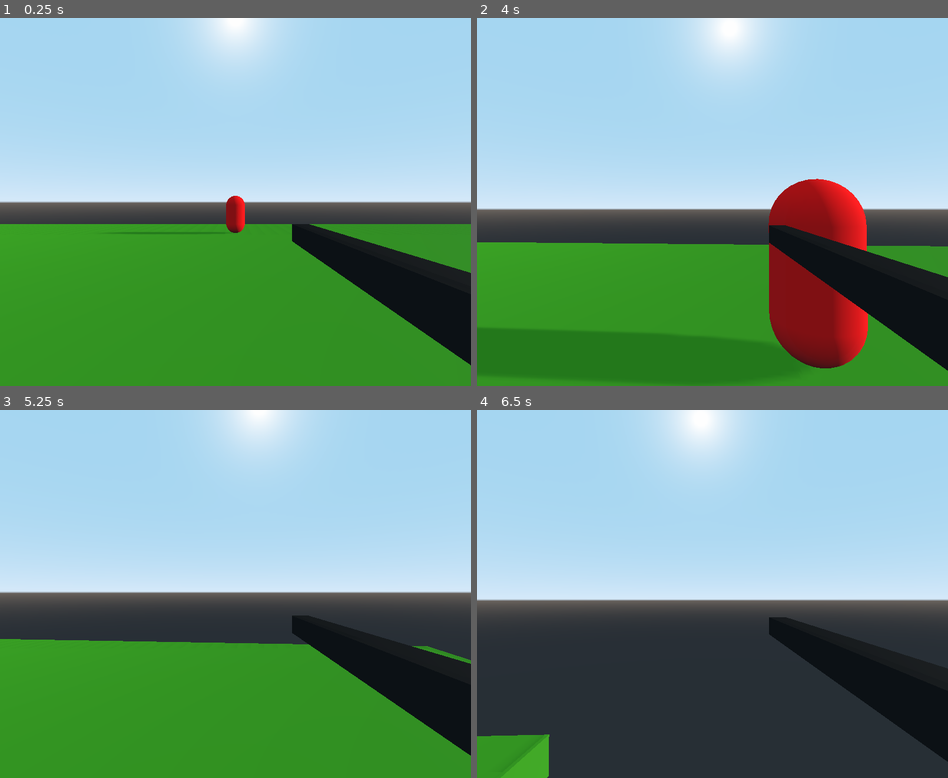
Above: before the commit, frames 1-4 (two rows, left to right).
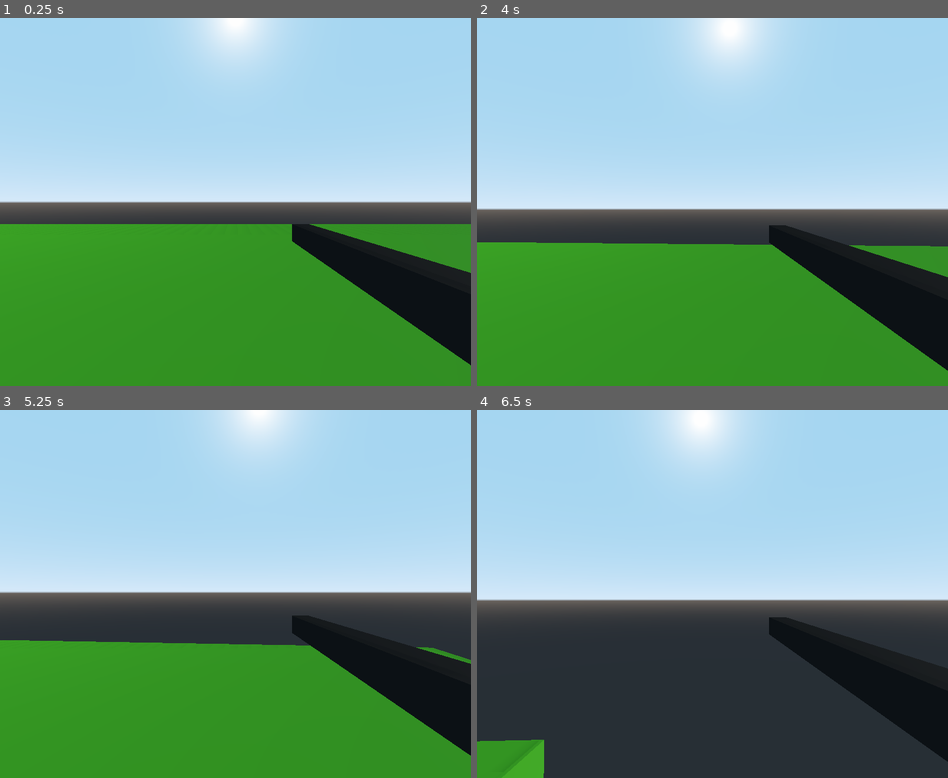
Above: after the commit, the same moments.

Repository: Fugnu-Games/Tresend
Game: Godot game, scene res://Main.tscn
The game is run twice, just before and just after one commit, with the same random seed, the same clock (stepped at 60 frames per second) and the same inputs.
Inputs (mouse positions are in pixels of both pictures, inside the frame that each line leads up to):
- Up to frame 1 (0.25 s): no input
- Up to frame 2 (4 s): tap Enter at 0.5 s; move the mouse to (707, 209) at 0.52 s; hold W (move_foreward) 0.53-1.28 s; hold D (move_right) 0.53-2.03 s; tap Space (jump) at 0.77, 1.52, 3.02, 3.77 s; move the mouse to (745, 205) at 1.27 s; tap W (move_foreward) at 1.35, 2.85 s; move the mouse to (674, 198) at 2.02 s; hold W (move_foreward) 2.03-2.78 s; hold A (move_left) 2.03-3.53 s; move the mouse to (717, 202) at 2.77 s; move the mouse to (693, 194) at 3.52 s; hold S (move_back) from 3.53 s (still down); hold W (move_foreward) from 3.53 s (still down)
- Up to frame 3 (5.25 s): move the mouse to (259, 594) at 4.27 s; release S (move_back) at 4.28 s; release W (move_foreward) at 4.28 s; hold D (move_right) from 4.28 s (still down); tap W (move_foreward) at 4.35 s; tap Space (jump) at 4.52 s; move the mouse to (211, 594) at 5.02 s; hold W (move_foreward) from 5.03 s (still down)
- Up to frame 4 (6.5 s): keep holding D (move_right); move the mouse to (721, 586) at 5.77 s; release W (move_foreward) at 5.78 s; tap W (move_foreward) at 5.85 s; tap Space (jump) at 6.02 s

The runs differ from the first frame. In frame 1, 0.5% of the frame differs, in the area x 23-52%, y 48-59%; in frame 2, 14%, in the area x 0-83%, y 43-100%; in frame 3, 0.2%; in frame 4, 0.3%.

Commit message:
Added a health system, Now the player can die Added A basic wave machanism, BROKEN Changed the enemie health reduction code to a new script SamuraiSword.gd

Diff:
--- /dev/null
+++ b/Main.gd
@@ -0,0 +1,25 @@
+extends Node
+
+export (PackedScene) var enemy_scene
+
+var enemies = []
+
+func _on_EnemySpawnTimer_timeout():
+	# Create a new instance of the Mob scene.
+	var enemy = enemy_scene.instance()
+
+	# Choose a random location on the SpawnPath.
+	# We store the reference to the SpawnLocation node.
+	var enemy_spawn_location = get_node("EnemySpawnPath/EnemySpawnLocation")
+
+	# And give it a random offset.
+	enemy_spawn_location.unit_offset = randf()
+
+	#var player_position = $Player.transform.origin
+	#enemy.initialize(enemy_spawn_location.translation, player_position)
+
+	add_child(enemy)
+	enemies.append(enemy)
+
+func _on_Player_dead():
+	pass
--- a/Main.tscn
+++ b/Main.tscn
@@ -1,7 +1,8 @@
-[gd_scene load_steps=6 format=2]
+[gd_scene load_steps=8 format=2]
 
 [ext_resource path="res://Player.tscn" type="PackedScene" id=1]
 [ext_resource path="res://Normie.tscn" type="PackedScene" id=2]
+[ext_resource path="res://Main.gd" type="Script" id=3]
 
 [sub_resource type="SpatialMaterial" id=3]
 albedo_color = Color( 0.211765, 0.572549, 0.0588235, 1 )
@@ -13,9 +14,18 @@
 [sub_resource type="BoxShape" id=1]
 extents = Vector3( 30, 1, 30 )
 
+[sub_resource type="Curve3D" id=4]
+_data = {
+"points": PoolVector3Array( 0, 0, 0, 0, 0, 0, -29.7626, 0, -29.7626, 0, 0, 0, 0, 0, 0, 29.97, 0, -29.7626, 0, 0, 0, 0, 0, 0, 29.8663, 0, 29.6589, 0, 0, 0, 0, 0, 0, -29.8663, 0, 29.97, 0, 0, 0, 0, 0, 0, -29.7626, 0, -29.7626 ),
+"tilts": PoolRealArray( 0, 0, 0, 0, 0 )
+}
+
 [node name="Main" type="Node"]
+script = ExtResource( 3 )
+enemy_scene = ExtResource( 2 )
 
 [node name="Ground" type="StaticBody" parent="."]
+collision_mask = 0
 
 [node name="MeshInstance" type="MeshInstance" parent="Ground"]
 transform = Transform( 1, 0, 0, 0, 1, 0, 0, 0, 1, 0, -1, 0 )
@@ -32,5 +42,15 @@
 
 [node name="Player" parent="." instance=ExtResource( 1 )]
 
-[node name="Normie" parent="." instance=ExtResource( 2 )]
-transform = Transform( 1, 0, 0, 0, -4.37114e-08, -1, 0, 1, -4.37114e-08, 0, 1.5, -25 )
+[node name="EnemySpawnTimer" type="Timer" parent="."]
+wait_time = 2.0
+autostart = true
+
+[node name="EnemySpawnPath" type="Path" parent="."]
+curve = SubResource( 4 )
+
+[node name="EnemySpawnLocation" type="PathFollow" parent="EnemySpawnPath"]
+transform = Transform( 1, 0, 0, 0, 1, 0, 0, 0, 1, -29.7626, 0, -29.7626 )
+
+[connection signal="dead" from="Player" to="." method="_on_Player_dead"]
+[connection signal="timeout" from="EnemySpawnTimer" to="." method="_on_EnemySpawnTimer_timeout"]
--- a/Normie.gd
+++ b/Normie.gd
@@ -2,10 +2,9 @@
 
 export var speed = 15
 export var health = 50
+export var damage = 20
 
 onready var player = get_tree().get_root().get_node("Main").get_node("Player")
-onready var current_weapon = player.get("current_weapon")
-onready var damage = player.get("damage")
 
 var player_position;
 var direction;
@@ -24,8 +23,3 @@
 
 	if health <= 0:
 		queue_free()
-
-
-func _on_Area_body_entered(body:Node):
-	if body.name == current_weapon:
-		health -= damage
--- a/Normie.tscn
+++ b/Normie.tscn
@@ -1,6 +1,10 @@
 [gd_scene load_steps=5 format=2]
 
 [ext_resource path="res://Normie.gd" type="Script" id=1]
+
+[sub_resource type="CapsuleShape" id=4]
+radius = 0.75
+height = 1.5
 
 [sub_resource type="CapsuleMesh" id=1]
 radius = 0.75
@@ -9,27 +13,23 @@
 [sub_resource type="SpatialMaterial" id=2]
 albedo_color = Color( 1, 0, 0, 1 )
 
-[sub_resource type="CapsuleShape" id=4]
-radius = 0.75
-height = 1.5
-
-[node name="Normie" type="KinematicBody"]
-transform = Transform( 1, 0, 0, 0, -4.37114e-08, -1, 0, 1, -4.37114e-08, 0, 0, 0 )
+[node name="Normie" type="KinematicBody" groups=["enemies"]]
+transform = Transform( 1, 0, 0, 0, -4.37114e-08, -1, 0, 1, -4.37114e-08, 0, 1.5, 0 )
+collision_layer = 4
+collision_mask = 2
 script = ExtResource( 1 )
 
-[node name="Area" type="Area" parent="."]
+[node name="NormieHitBox" type="Area" parent="."]
 collision_layer = 4
-collision_mask = 10
+collision_mask = 2
+monitorable = false
 
-[node name="MeshInstance" type="MeshInstance" parent="Area"]
-mesh = SubResource( 1 )
-skeleton = NodePath("../..")
-material/0 = SubResource( 2 )
-
-[node name="CollisionShape" type="CollisionShape" parent="Area"]
+[node name="CollisionShape" type="CollisionShape" parent="NormieHitBox"]
 shape = SubResource( 4 )
 
 [node name="CollisionShape" type="CollisionShape" parent="."]
 shape = SubResource( 4 )
 
-[connection signal="body_entered" from="Area" to="." method="_on_Area_body_entered"]
+[node name="MeshInstance" type="MeshInstance" parent="."]
+mesh = SubResource( 1 )
+material/0 = SubResource( 2 )
--- a/Player.gd
+++ b/Player.gd
@@ -1,11 +1,14 @@
 extends KinematicBody
+
+signal dead
 
 export var speed := 20.0
 export var jump_strength := 20.0
 export var gravity = 50.0
 export var mouse_sensitivity = 0.1
-export var damage := 50
+export var health := 200
 
+var colliding_enemies = []
 var velocity = Vector3.ZERO
 var snap_vector = Vector3.DOWN
 var acceleration = 5
@@ -57,3 +60,24 @@
 
 	velocity.linear_interpolate(velocity, acceleration * delta)
 	velocity = move_and_slide_with_snap(velocity, snap_vector, Vector3.UP, true)
+
+	if health <= 0:
+		emit_signal("dead")
+		queue_free()
+
+
+func _on_PlayerHitBox_body_entered(body:Node):
+	if body.is_in_group("enemies") and colliding_enemies.has(body) == false:
+		colliding_enemies.append(body)
+		health -= get_tree().get_root().get_node("Main").get_node(body.name).get("damage")
+		$HitBoxTimer.start()
+
+func _on_PlayerHitBox_body_exited(body:Node):
+	if colliding_enemies.has(body):
+		colliding_enemies.erase(body)
+		$HitBoxTimer.stop()
+
+func _on_HitBoxTimer_timeout():
+	for enemy in colliding_enemies:
+		health -= get_tree().get_root().get_node("Main").get_node(enemy.name).get("damage")
+	print(health)
--- a/Player.tscn
+++ b/Player.tscn
@@ -1,6 +1,7 @@
-[gd_scene load_steps=8 format=2]
+[gd_scene load_steps=10 format=2]
 
 [ext_resource path="res://Player.gd" type="Script" id=1]
+[ext_resource path="res://SamuraiSword.gd" type="Script" id=2]
 
 [sub_resource type="SpatialMaterial" id=4]
 albedo_color = Color( 0.0666667, 0.411765, 0.490196, 1 )
@@ -14,15 +15,18 @@
 radius = 0.75
 height = 1.5
 
-[sub_resource type="BoxShape" id=5]
-extents = Vector3( 0.1, 0.1, 1.5 )
-
 [sub_resource type="SpatialMaterial" id=6]
 albedo_color = Color( 0, 0, 0, 1 )
 
 [sub_resource type="CubeMesh" id=7]
 material = SubResource( 6 )
 size = Vector3( 0.2, 0.2, 3 )
+
+[sub_resource type="BoxShape" id=5]
+extents = Vector3( 0.1, 0.1, 1.5 )
+
+[sub_resource type="CapsuleShape" id=8]
+height = 1.5
 
 [node name="Player" type="KinematicBody"]
 transform = Transform( 1, 0, 0, 0, 1, 0, 0, 0, 1, 0, 1.5, 0 )
@@ -45,15 +49,40 @@
 transform = Transform( 1, 0, 0, 0, 1, 0, 0, 0, 1, 0, 0, -1 )
 collision_layer = 8
 collision_mask = 0
-
-[node name="CollisionShape" type="CollisionShape" parent="WeaponPivot/SamuraiSword"]
-shape = SubResource( 5 )
+script = ExtResource( 2 )
 
 [node name="MeshInstance" type="MeshInstance" parent="WeaponPivot/SamuraiSword"]
 mesh = SubResource( 7 )
 skeleton = NodePath("../..")
 
+[node name="CollisionShape" type="CollisionShape" parent="WeaponPivot/SamuraiSword"]
+shape = SubResource( 5 )
+
+[node name="SamuraiSwordHitBox" type="Area" parent="WeaponPivot/SamuraiSword"]
+collision_layer = 0
+collision_mask = 4
+
+[node name="CollisionShape" type="CollisionShape" parent="WeaponPivot/SamuraiSword/SamuraiSwordHitBox"]
+shape = SubResource( 5 )
+
 [node name="CameraPivot" type="Spatial" parent="."]
 transform = Transform( 1, 0, 0, 0, 1, 0, 0, 0, 1, 0, 1, 0 )
 
 [node name="Camera" type="Camera" parent="CameraPivot"]
+
+[node name="PlayerHitBox" type="Area" parent="."]
+collision_layer = 0
+collision_mask = 4
+monitorable = false
+
+[node name="CollisionShape" type="CollisionShape" parent="PlayerHitBox"]
+transform = Transform( 1, 0, 0, 0, -4.37114e-08, -1, 0, 1, -4.37114e-08, 0, 0, 0 )
+shape = SubResource( 8 )
+
+[node name="HitBoxTimer" type="Timer" parent="."]
+wait_time = 0.5
+
+[connection signal="body_entered" from="WeaponPivot/SamuraiSword/SamuraiSwordHitBox" to="WeaponPivot/SamuraiSword" method="_on_SamuraiSwordHitBox_body_entered"]
+[connection signal="body_entered" from="PlayerHitBox" to="." method="_on_PlayerHitBox_body_entered"]
+[connection signal="body_exited" from="PlayerHitBox" to="." method="_on_PlayerHitBox_body_exited"]
+[connection signal="timeout" from="HitBoxTimer" to="." method="_on_HitBoxTimer_timeout"]
--- /dev/null
+++ b/SamuraiSword.gd
@@ -0,0 +1,11 @@
+extends StaticBody
+
+export var damage = 50
+
+var enemy;
+
+func _on_SamuraiSwordHitBox_body_entered(body:Node):
+	if body.is_in_group("enemies"):
+		enemy = get_tree().get_root().get_node("Main").get_node(body.name)
+		enemy.health -= damage
+		print("dfsfjdskfjadsf")
